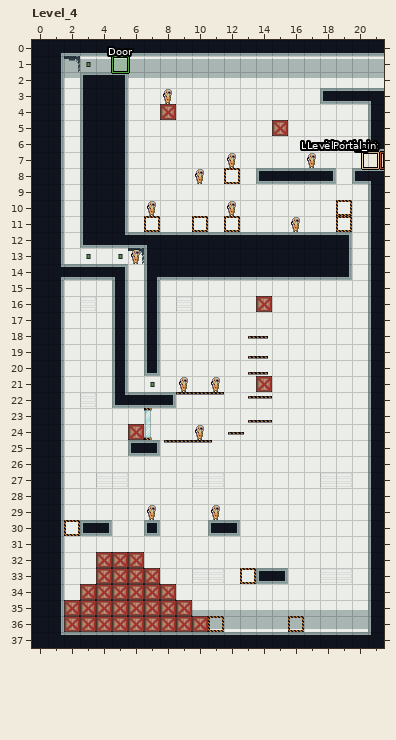
LDtk project -- res/level/TestLevel.ldtk. The first picture shows the starting point.
Cells are 32x32 px. Shown: Level_4 x 0..21, y 0..37. The commit also changed other parts of the map, which this record leaves out.
After the commit:
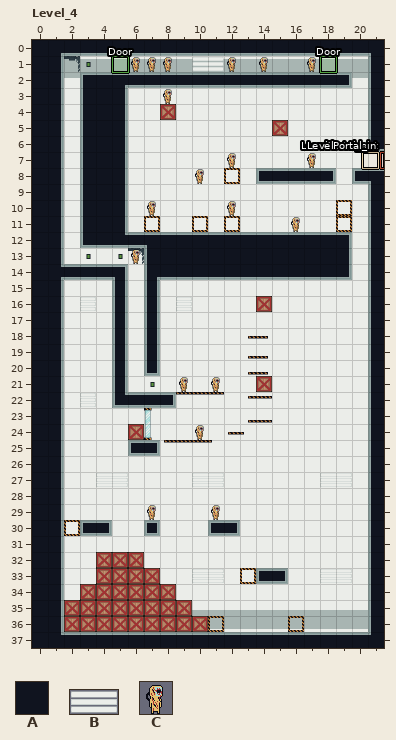
Key: from "LabSolids": A 1; from "Mothman": B 89, C 485.
_ is an empty cell.
Objects are placed by their top-left corner, in cells (3,4 is the top-left corner of cell 3,4); size is 1x1 cell unless given.
Diff:
Layer "LabSolids":
Tile A now appears in row 1 at x 21; in row 2 at x 6 to 19 and 21.
Tile A is removed in row 3 at x 18 to 20.
Layer "Entities":
A new object: C "InfectedHazmat" at 6,1.
A new object: C "InfectedHazmat" at 7,1.
A new object: C "InfectedHazmat" at 8,1.
A new object: C "InfectedHazmat" at 12,1.
A new object: C "InfectedHazmat" at 14,1.
A new object: C "InfectedHazmat" at 17,1.
A new object: "Door" rectangle at 18,1.
A new object: B "Light64" at 10,1 size 2x1.
